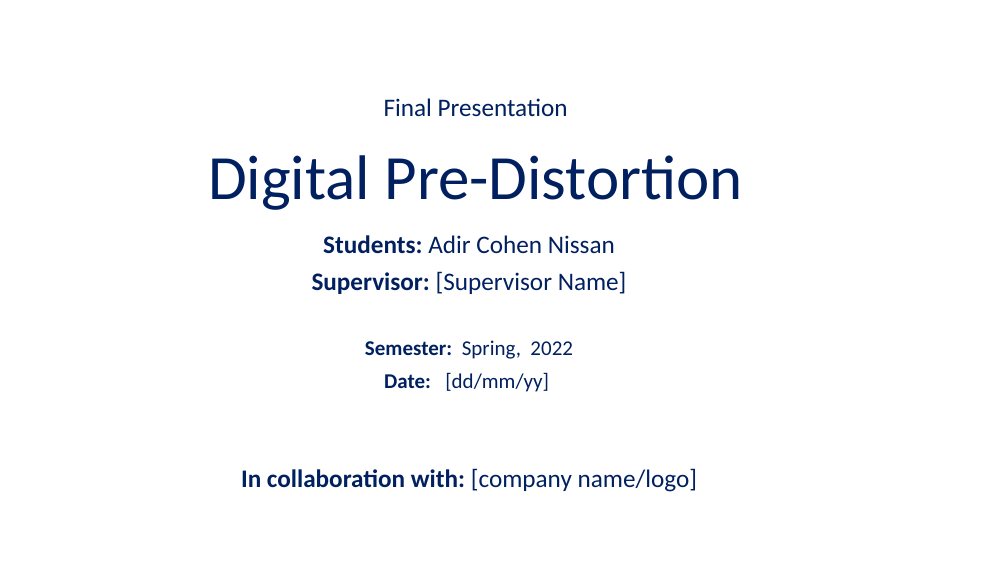
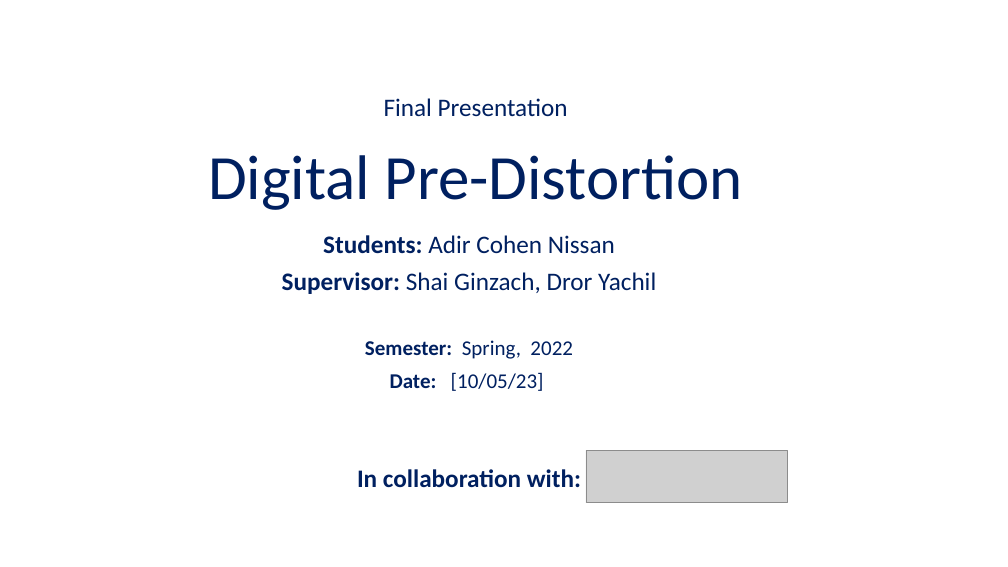
Before and after one commit to AdirCN/DPD, a slide deck: slide 1 of documents/Final Presentation.pptx. Drawn at 1008x567 pixels with LibreOffice and Linux fonts; fonts in the diff are those of the drawing; grey boxes stand for pictures. Boxes give left, top, right and bottom in pixels: in the first picture for what was removed or moved away, otherwise in the second. Text is boxed around its words. In the diff, an @@ line names an element or a change of style, - is before the commit and + after.

```diff
--- a/documents/Final Presentation.pptx
+++ b/documents/Final Presentation.pptx
@@ subtitle at (282, 272, 656, 294): text changed @@
-Supervisor: [Supervisor Name]
+Supervisor: Shai Ginzach, Dror Yachil
@@ subtitle at (357, 372, 581, 488): text changed; bold on @@
-Date: [dd/mm/yy]
-In collaboration with: [company name/logo]
+Date: [10/05/23]
+In collaboration with:
@@ picture added at (586, 450, 788, 503) @@
```
Also in this commit, not shown: 2 other slides changed, 12 slides added, 3 slides removed, 2 other files.
